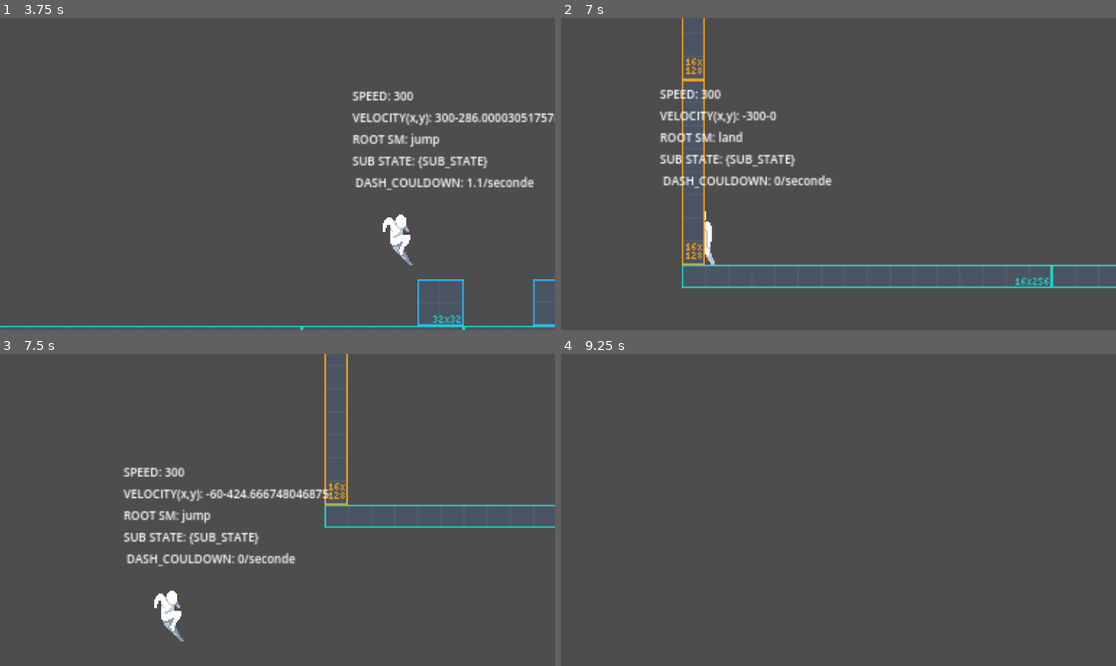
Above: before the commit, frames 1-4 (two rows, left to right).
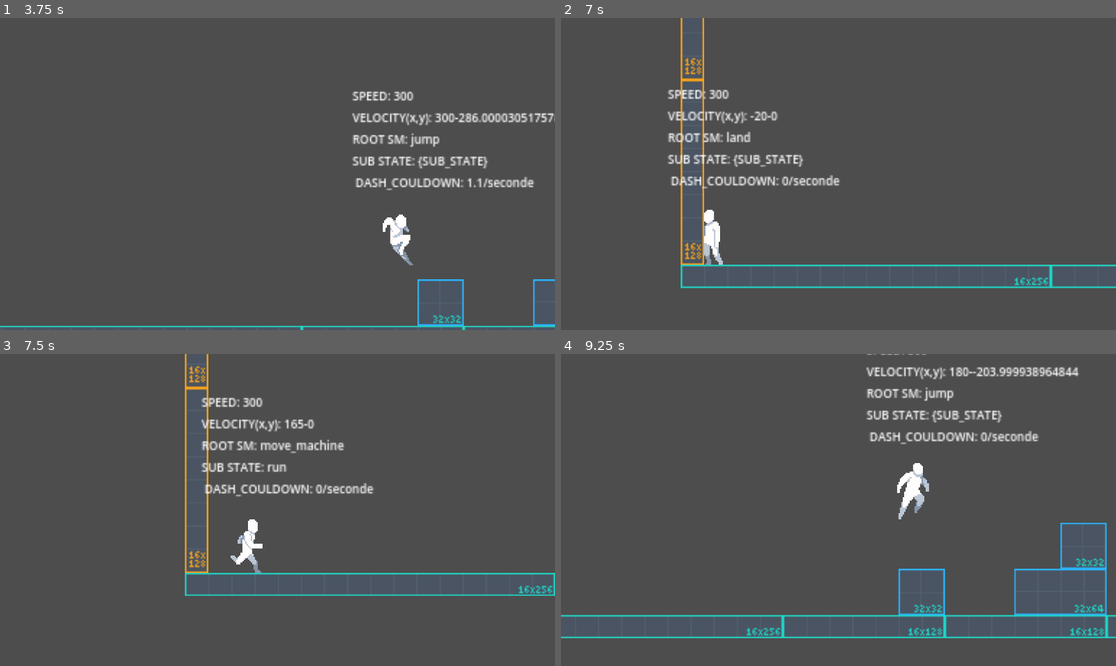
Above: after the commit, the same moments.

Repository: AllanCerveaux/godot_platformer_toy
Game: Godot game, scene res://Main.tscn
The game is run twice, just before and just after one commit, with the same random seed, the same clock (stepped at 60 frames per second) and the same inputs.
Inputs:
- Up to frame 1 (3.75 s): hold Right (move_right) 0.53-2.03 s; tap C (dash) at 0.6, 2.1, 3.6 s; tap Space (jump) at 0.77, 1.52, 3.02 s; tap Shift (walk) at 1.35, 2.85 s; hold Left (move_left) 2.03-2.78 s; hold Right (move_right) from 2.78 s (still down)
- Up to frame 2 (7 s): tap Space (jump) at 3.77, 4.52, 6.02, 6.77 s; release Right (move_right) at 4.28 s; hold Left (move_left) 4.28-5.03 s; tap Shift (walk) at 4.35, 5.85 s; hold Right (move_right) 5.03-5.78 s; tap C (dash) at 5.1, 6.6 s; hold Left (move_left) from 5.78 s (still down)
- Up to frame 3 (7.5 s): release Left (move_left) at 7.28 s; hold Right (move_right) from 7.28 s (still down); tap Shift (walk) at 7.35 s
- Up to frame 4 (9.25 s): keep holding Right (move_right); tap Space (jump) at 7.52, 9.02 s; tap C (dash) at 8.1 s; tap Shift (walk) at 8.85 s

Frame 1 is identical in both runs. In frame 2, 3.7% of the frame differs, in the area x 17-89%, y 0-87%; in frame 3, 8.6%, in the area x 22-100%, y 0-93%; in frame 4, 6.8%.

Commit message:
Update physics layer and show FPS in log

Diff:
--- a/project.godot
+++ b/project.godot
@@ -14,6 +14,10 @@
 run/main_scene="res://Main.tscn"
 config/features=PackedStringArray("4.1", "GL Compatibility")
 config/icon="res://icon.svg"
+
+[debug]
+
+settings/stdout/print_fps=true
 
 [display]
 
@@ -65,3 +69,7 @@
 "events": [Object(InputEventKey,"resource_local_to_scene":false,"resource_name":"","device":-1,"window_id":0,"alt_pressed":false,"shift_pressed":false,"ctrl_pressed":false,"meta_pressed":false,"pressed":false,"keycode":0,"physical_keycode":32,"key_label":0,"unicode":32,"echo":false,"script":null)
 ]
 }
+
+[rendering]
+
+lights_and_shadows/stdout/print_fps=false
--- a/src/stages/test_map.tscn
+++ b/src/stages/test_map.tscn
@@ -543,12 +543,15 @@
 12:7/0 = 0
 12:7/0/physics_layer_0/linear_velocity = Vector2(0, 0)
 12:7/0/physics_layer_0/angular_velocity = 0.0
+12:7/0/physics_layer_0/polygon_0/points = PackedVector2Array(-8, -8, 8, -8, 8, 8, -8, 8)
 13:7/0 = 0
 13:7/0/physics_layer_0/linear_velocity = Vector2(0, 0)
 13:7/0/physics_layer_0/angular_velocity = 0.0
+13:7/0/physics_layer_0/polygon_0/points = PackedVector2Array(-8, -8, 8, -8, 8, 8, -8, 8)
 14:7/0 = 0
 14:7/0/physics_layer_0/linear_velocity = Vector2(0, 0)
 14:7/0/physics_layer_0/angular_velocity = 0.0
+14:7/0/physics_layer_0/polygon_0/points = PackedVector2Array(-8, -8, 8, -8, 8, 8, -8, 8)
 15:7/0 = 0
 15:7/0/physics_layer_0/linear_velocity = Vector2(0, 0)
 15:7/0/physics_layer_0/angular_velocity = 0.0
@@ -616,12 +619,15 @@
 12:8/0 = 0
 12:8/0/physics_layer_0/linear_velocity = Vector2(0, 0)
 12:8/0/physics_layer_0/angular_velocity = 0.0
+12:8/0/physics_layer_0/polygon_0/points = PackedVector2Array(-8, -8, 8, -8, 8, 8, -8, 8)
 13:8/0 = 0
 13:8/0/physics_layer_0/linear_velocity = Vector2(0, 0)
 13:8/0/physics_layer_0/angular_velocity = 0.0
+13:8/0/physics_layer_0/polygon_0/points = PackedVector2Array(-8, -8, 8, -8, 8, 8, -8, 8)
 14:8/0 = 0
 14:8/0/physics_layer_0/linear_velocity = Vector2(0, 0)
 14:8/0/physics_layer_0/angular_velocity = 0.0
+14:8/0/physics_layer_0/polygon_0/points = PackedVector2Array(-8, -8, 8, -8, 8, 8, -8, 8)
 15:8/0 = 0
 15:8/0/physics_layer_0/linear_velocity = Vector2(0, 0)
 15:8/0/physics_layer_0/angular_velocity = 0.0
@@ -689,12 +695,15 @@
 12:9/0 = 0
 12:9/0/physics_layer_0/linear_velocity = Vector2(0, 0)
 12:9/0/physics_layer_0/angular_velocity = 0.0
+12:9/0/physics_layer_0/polygon_0/points = PackedVector2Array(-8, -8, 8, -8, 8, 8, -8, 8)
 13:9/0 = 0
 13:9/0/physics_layer_0/linear_velocity = Vector2(0, 0)
 13:9/0/physics_layer_0/angular_velocity = 0.0
+13:9/0/physics_layer_0/polygon_0/points = PackedVector2Array(-8, -8, 8, -8, 8, 8, -8, 8)
 14:9/0 = 0
 14:9/0/physics_layer_0/linear_velocity = Vector2(0, 0)
 14:9/0/physics_layer_0/angular_velocity = 0.0
+14:9/0/physics_layer_0/polygon_0/points = PackedVector2Array(-8, -8, 8, -8, 8, 8, -8, 8)
 15:9/0 = 0
 15:9/0/physics_layer_0/linear_velocity = Vector2(0, 0)
 15:9/0/physics_layer_0/angular_velocity = 0.0
@@ -762,12 +771,15 @@
 12:10/0 = 0
 12:10/0/physics_layer_0/linear_velocity = Vector2(0, 0)
 12:10/0/physics_layer_0/angular_velocity = 0.0
+12:10/0/physics_layer_0/polygon_0/points = PackedVector2Array(-8, -8, 8, -8, 8, 8, -8, 8)
 13:10/0 = 0
 13:10/0/physics_layer_0/linear_velocity = Vector2(0, 0)
 13:10/0/physics_layer_0/angular_velocity = 0.0
+13:10/0/physics_layer_0/polygon_0/points = PackedVector2Array(-8, -8, 8, -8, 8, 8, -8, 8)
 14:10/0 = 0
 14:10/0/physics_layer_0/linear_velocity = Vector2(0, 0)
 14:10/0/physics_layer_0/angular_velocity = 0.0
+14:10/0/physics_layer_0/polygon_0/points = PackedVector2Array(-8, -8, 8, -8, 8, 8, -8, 8)
 15:10/0 = 0
 15:10/0/physics_layer_0/linear_velocity = Vector2(0, 0)
 15:10/0/physics_layer_0/angular_velocity = 0.0
@@ -835,12 +847,15 @@
 12:11/0 = 0
 12:11/0/physics_layer_0/linear_velocity = Vector2(0, 0)
 12:11/0/physics_layer_0/angular_velocity = 0.0
+12:11/0/physics_layer_0/polygon_0/points = PackedVector2Array(-8, -8, 8, -8, 8, 8, -8, 8)
 13:11/0 = 0
 13:11/0/physics_layer_0/linear_velocity = Vector2(0, 0)
 13:11/0/physics_layer_0/angular_velocity = 0.0
+13:11/0/physics_layer_0/polygon_0/points = PackedVector2Array(-8, -8, 8, -8, 8, 8, -8, 8)
 14:11/0 = 0
 14:11/0/physics_layer_0/linear_velocity = Vector2(0, 0)
 14:11/0/physics_layer_0/angular_velocity = 0.0
+14:11/0/physics_layer_0/polygon_0/points = PackedVector2Array(-8, -8, 8, -8, 8, 8, -8, 8)
 0:12/0 = 0
 0:12/0/physics_layer_0/linear_velocity = Vector2(0, 0)
 0:12/0/physics_layer_0/angular_velocity = 0.0
@@ -884,12 +899,15 @@
 12:12/0 = 0
 12:12/0/physics_layer_0/linear_velocity = Vector2(0, 0)
 12:12/0/physics_layer_0/angular_velocity = 0.0
+12:12/0/physics_layer_0/polygon_0/points = PackedVector2Array(-8, -8, 8, -8, 8, 8, -8, 8)
 13:12/0 = 0
 13:12/0/physics_layer_0/linear_velocity = Vector2(0, 0)
 13:12/0/physics_layer_0/angular_velocity = 0.0
+13:12/0/physics_layer_0/polygon_0/points = PackedVector2Array(-8, -8, 8, -8, 8, 8, -8, 8)
 14:12/0 = 0
 14:12/0/physics_layer_0/linear_velocity = Vector2(0, 0)
 14:12/0/physics_layer_0/angular_velocity = 0.0
+14:12/0/physics_layer_0/polygon_0/points = PackedVector2Array(-8, -8, 8, -8, 8, 8, -8, 8)
 0:13/0 = 0
 0:13/0/physics_layer_0/linear_velocity = Vector2(0, 0)
 0:13/0/physics_layer_0/angular_velocity = 0.0
@@ -933,12 +951,15 @@
 12:13/0 = 0
 12:13/0/physics_layer_0/linear_velocity = Vector2(0, 0)
 12:13/0/physics_layer_0/angular_velocity = 0.0
+12:13/0/physics_layer_0/polygon_0/points = PackedVector2Array(-8, -8, 8, -8, 8, 8, -8, 8)
 13:13/0 = 0
 13:13/0/physics_layer_0/linear_velocity = Vector2(0, 0)
 13:13/0/physics_layer_0/angular_velocity = 0.0
+13:13/0/physics_layer_0/polygon_0/points = PackedVector2Array(-8, -8, 8, -8, 8, 8, -8, 8)
 14:13/0 = 0
 14:13/0/physics_layer_0/linear_velocity = Vector2(0, 0)
 14:13/0/physics_layer_0/angular_velocity = 0.0
+14:13/0/physics_layer_0/polygon_0/points = PackedVector2Array(-8, -8, 8, -8, 8, 8, -8, 8)
 0:14/0 = 0
 0:14/0/physics_layer_0/linear_velocity = Vector2(0, 0)
 0:14/0/physics_layer_0/angular_velocity = 0.0
@@ -982,12 +1003,15 @@
 12:14/0 = 0
 12:14/0/physics_layer_0/linear_velocity = Vector2(0, 0)
 12:14/0/physics_layer_0/angular_velocity = 0.0
+12:14/0/physics_layer_0/polygon_0/points = PackedVector2Array(-8, -8, 8, -8, 8, 8, -8, 8)
 13:14/0 = 0
 13:14/0/physics_layer_0/linear_velocity = Vector2(0, 0)
 13:14/0/physics_layer_0/angular_velocity = 0.0
+13:14/0/physics_layer_0/polygon_0/points = PackedVector2Array(-8, -8, 8, -8, 8, 8, -8, 8)
 14:14/0 = 0
 14:14/0/physics_layer_0/linear_velocity = Vector2(0, 0)
 14:14/0/physics_layer_0/angular_velocity = 0.0
+14:14/0/physics_layer_0/polygon_0/points = PackedVector2Array(-8, -8, 8, -8, 8, 8, -8, 8)
 0:15/0 = 0
 0:15/0/physics_layer_0/linear_velocity = Vector2(0, 0)
 0:15/0/physics_layer_0/angular_velocity = 0.0
